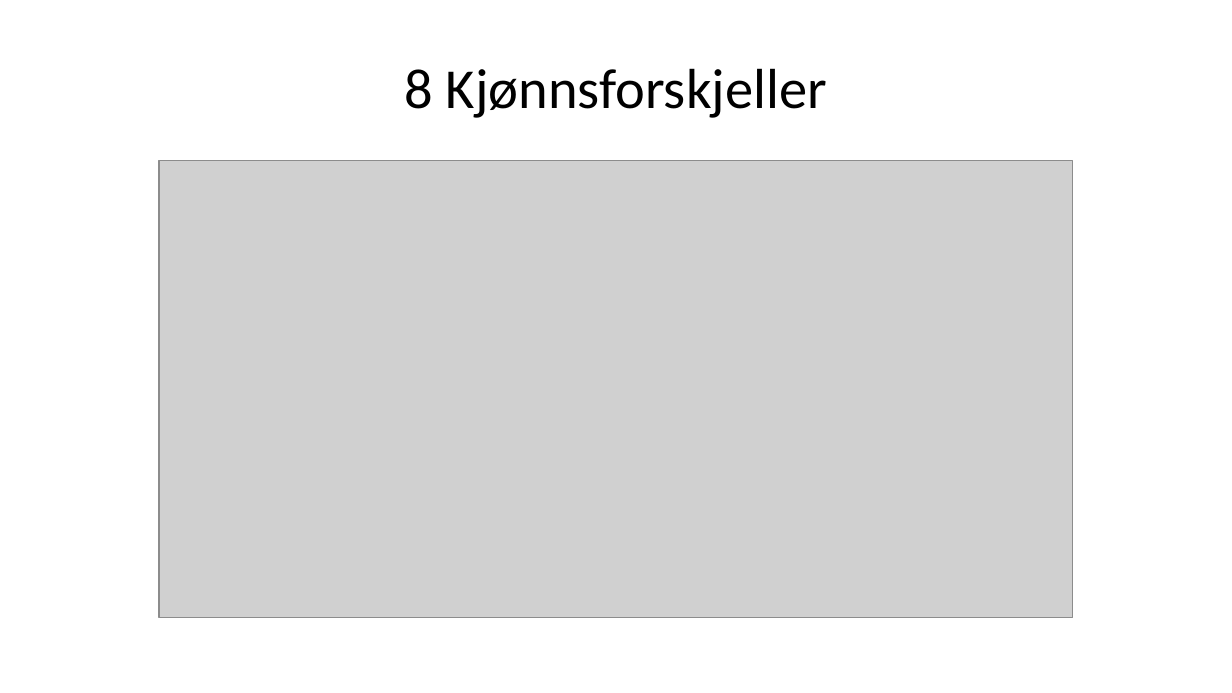
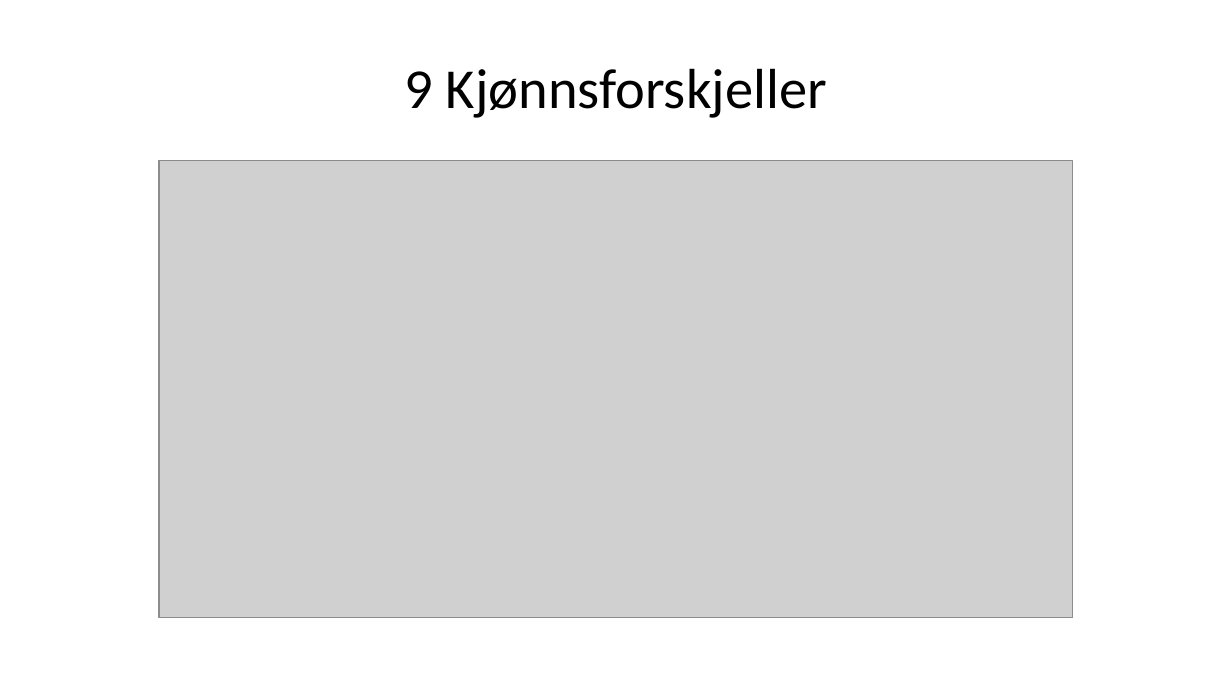
Before and after one commit to H-Vika/MSB105-Assign-2, a slide deck: slide 10 of MSB105 assign 2 presentasjon.pptx. Drawn at 1232x693 pixels with LibreOffice and Linux fonts; fonts in the diff are those of the drawing; grey boxes stand for pictures. Boxes give left, top, right and bottom in pixels: in the first picture for what was removed or moved away, otherwise in the second. Text is boxed around its words. In the diff, an @@ line names an element or a change of style, - is before the commit and + after.

```diff
--- a/MSB105 assign 2 presentasjon.pptx
+++ b/MSB105 assign 2 presentasjon.pptx
@@ title at [405,68,827,118]: text changed @@
-8 Kjønnsforskjeller
+9 Kjønnsforskjeller
```
Also in this commit, not shown: 5 other slides changed, 2 slides added, 2 slides removed, 2 other files.
